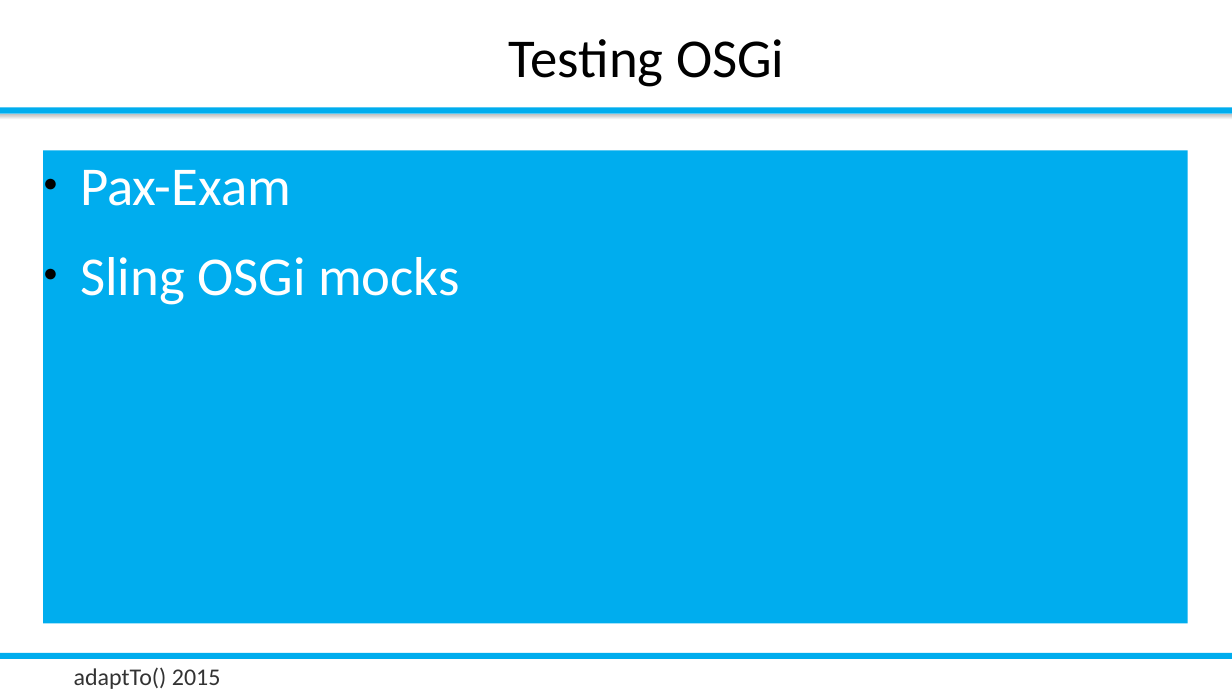
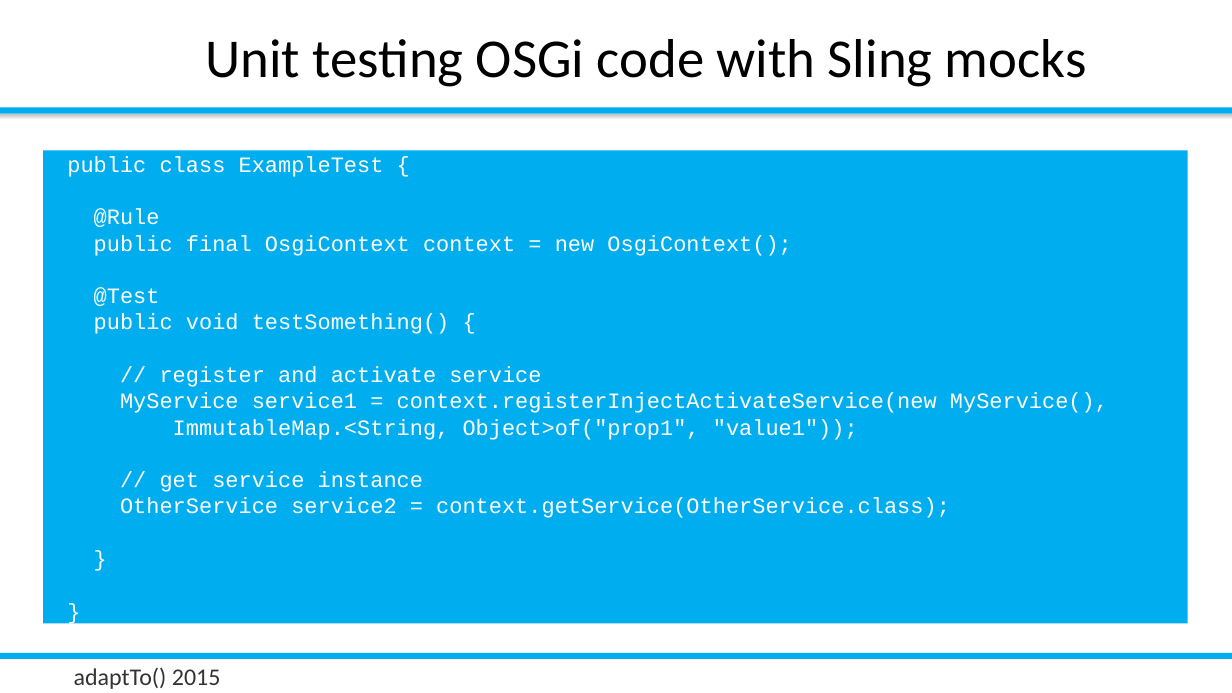
Before and after one commit to rombert/talks, a slide deck: slide 17 of adaptTo2015/How_Do_I_Test_My_Sling_Application-Robert_Munteanu.odp (slide 19 before the commit). Drawn at 1232x693 pixels with LibreOffice and Linux fonts; fonts in the diff are those of the drawing; background and template pictures are left out. Boxes give left, top, right and bottom in pixels: in the first picture for what was removed or moved away, otherwise in the second. Text is boxed around its words. In the diff, an @@ line names an element or a change of style, - is before the commit and + after.

```diff
--- a/adaptTo2015/How_Do_I_Test_My_Sling_Application-Robert_Munteanu.odp
+++ b/adaptTo2015/How_Do_I_Test_My_Sling_Application-Robert_Munteanu.odp
@@ title at box(206, 39, 1087, 87): text changed @@
-Testing OSGi
+Unit testing OSGi code with Sling mocks
@@ text at box(67, 156, 1108, 518): text changed; size 32 to 12.8 pt; font Calibri to Courier New @@
-● Pax-Exam
-● Sling OSGi mocks
+public class ExampleTest {
+@Rule
+public final OsgiContext context = new OsgiContext();
+@Test
+public void testSomething() {
+// register and activate service
+MyService service1 = context.registerInjectActivateService(new MyService(),
+ImmutableMap.<String, Object>of("prop1", "value1"));
+// get service instance
+OtherService service2 = context.getService(OtherService.class);
+}
+}
+Picked up from the OSGi mocks documentation.
```
Also in this commit, not shown: 1 other slide changed, 7 slides added, 2 slides removed, 1 other file.
